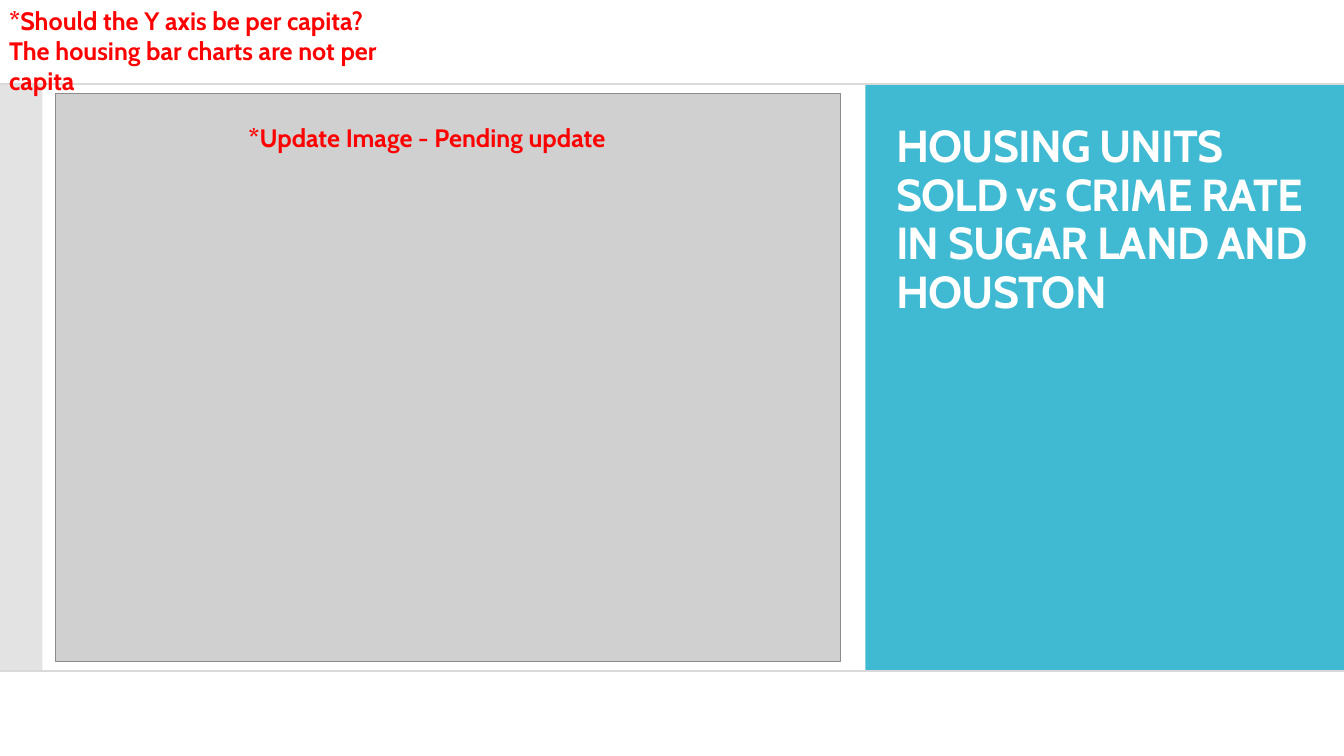
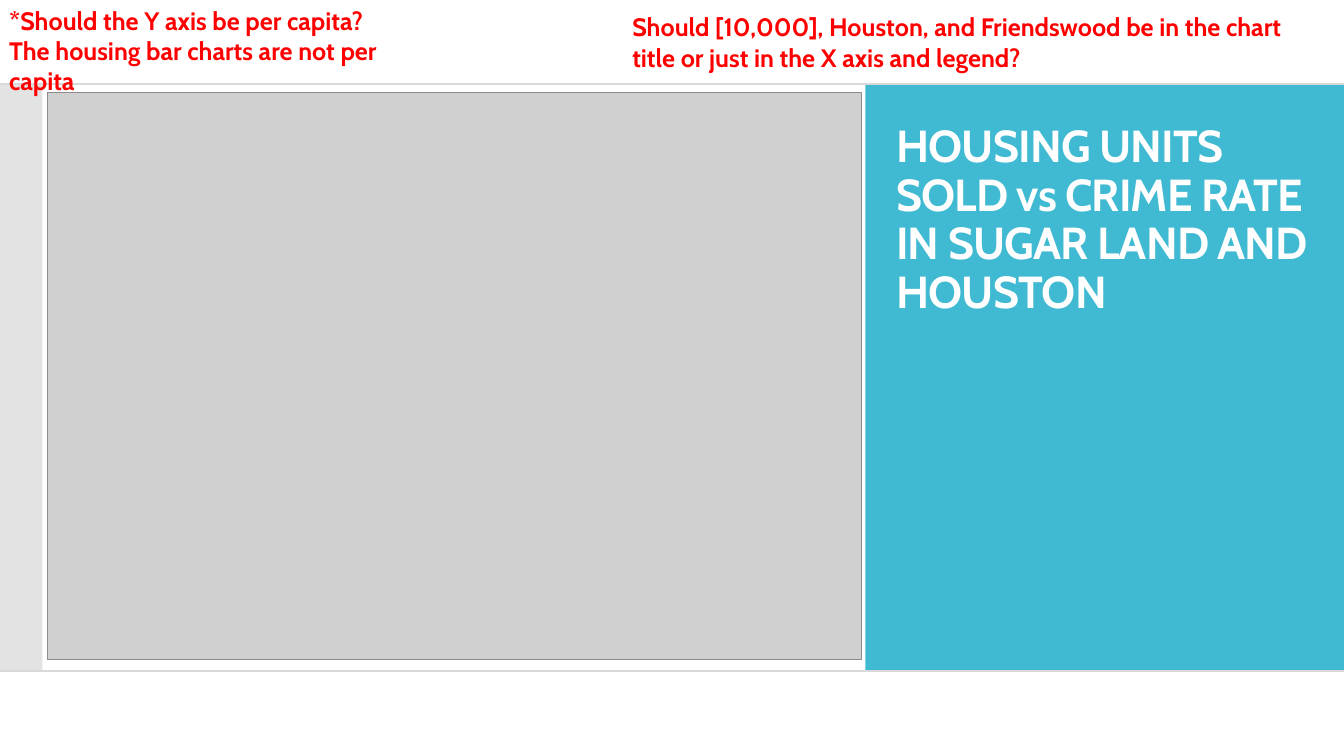
Before and after one commit to andresocorro/project_1, a slide deck: slide 17 of Presentation/final draft.pptx. Drawn at 1344x756 pixels with LibreOffice and Linux fonts; fonts in the diff are those of the drawing; grey boxes stand for pictures. Boxes give left, top, right and bottom in pixels: in the first picture for what was removed or moved away, otherwise in the second. Text is boxed around its words. In the diff, an @@ line names an element or a change of style, - is before the commit and + after.

Commit message:
updated presentation images

```diff
--- a/Presentation/final draft.pptx
+++ b/Presentation/final draft.pptx
@@ text added at box(632, 17, 1281, 73), 18 pt, text #FF0000, bold @@
+Should [10,000], Houston, and Friendswood be in the chart title or just in the X axis and legend?
@@ picture: place and size @@
-picture at box(55, 93, 840, 660)
+picture at box(48, 93, 862, 660)
@@ text removed at box(248, 128, 606, 154) @@
-*Update Image - Pending update
```
Also in this commit, not shown: 2 other slides changed, 1 slide added.
